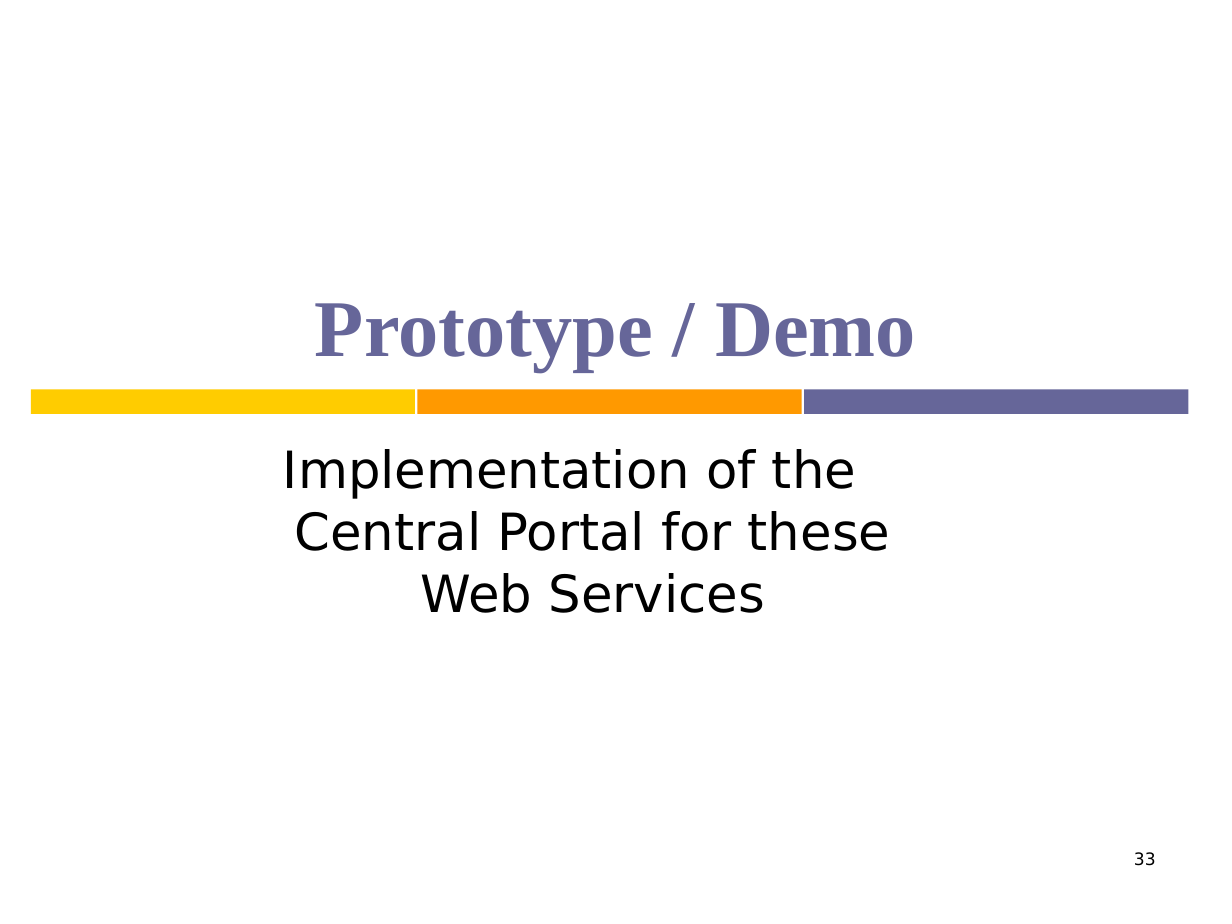
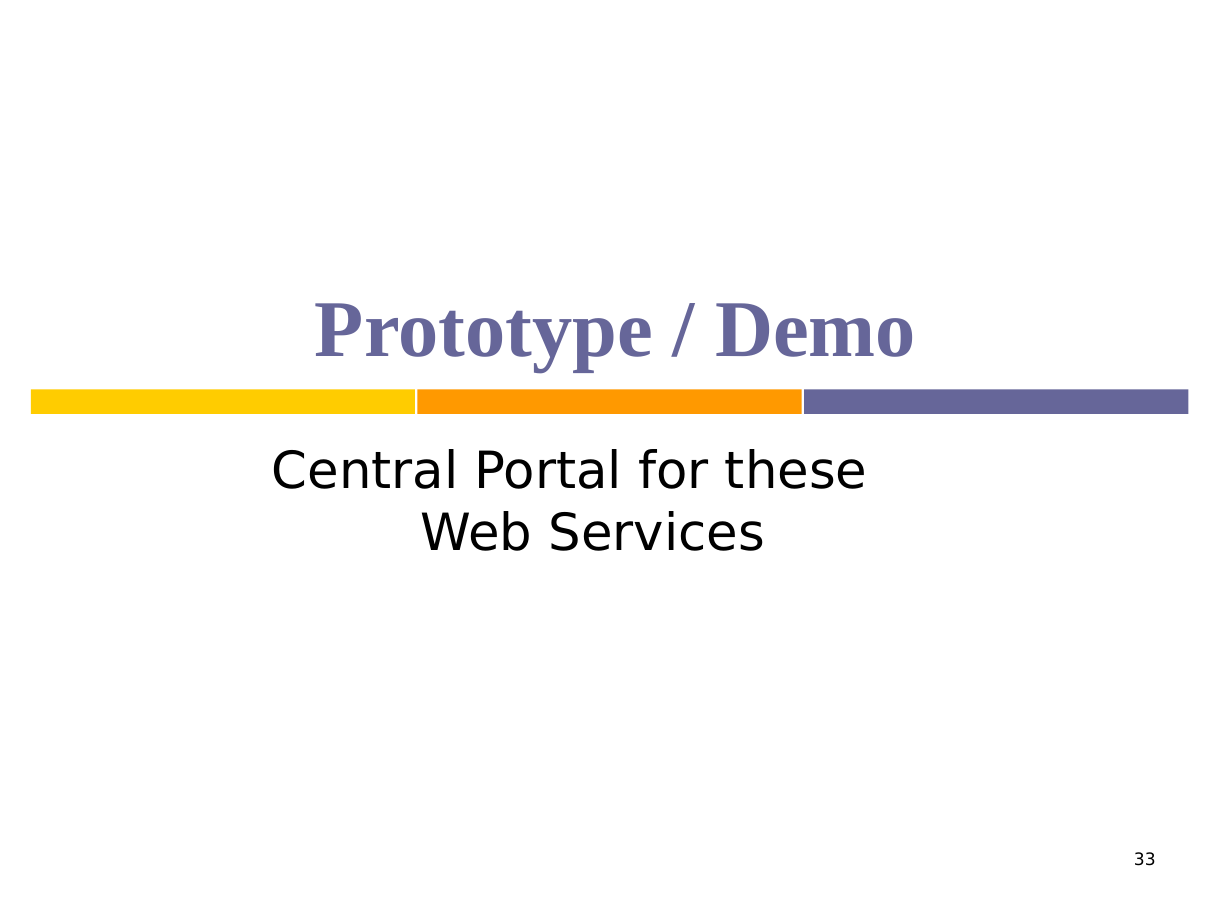
Before and after one commit to umair3/dress, a slide deck: slide 33 of presentations_and_documents/inhouse.ppt. Drawn at 1232x924 pixels with LibreOffice and Linux fonts; fonts in the diff are those of the drawing. Boxes give left, top, right and bottom in pixels: in the first picture for what was removed or moved away, otherwise in the second. Text is boxed around its words. In the diff, an @@ line names an element or a change of style, - is before the commit and + after.

```diff
--- a/presentations_and_documents/inhouse.ppt
+++ b/presentations_and_documents/inhouse.ppt
@@ subtitle at [272,449,867,551]: text changed @@
-Implementation of the Central Portal for these Web Services
+Central Portal for these Web Services
```
Also in this commit, not shown: 3 other slides changed, 1 slide added, 3 other files.
